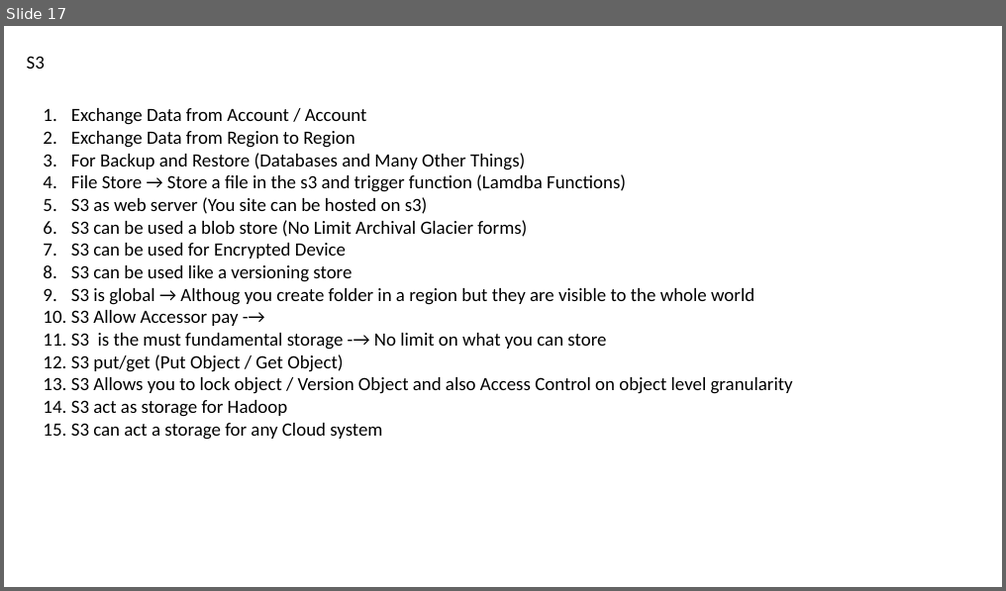
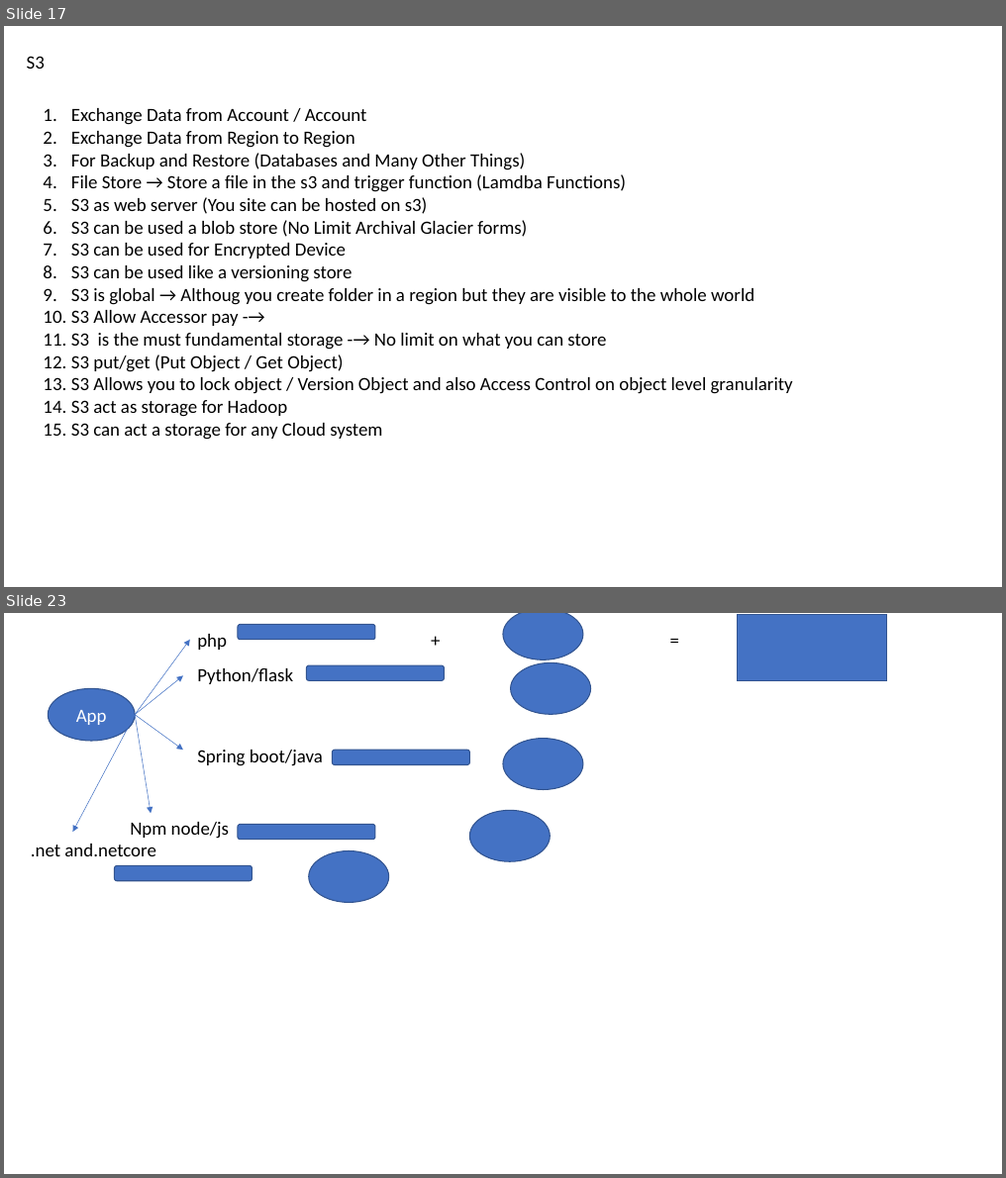
Before and after one commit to nileshdevdas/smcloudbasics, a slide deck: Day-1_BasicCloud.pptx. Shown one above the other, each under a label of ours: slide 17 before the commit, slides 17 and 23 after it; the slides between them are not shown. The pictures are 1006x591 and 1006x1178 pixels, drawn with LibreOffice and Linux fonts; fonts in the diff are those of the drawing. Boxes give left, top, right and bottom in pixels: in the first picture for what was removed or moved away, otherwise in the second. Text is boxed around its words. In the diff, an @@ line names an element or a change of style, - is before the commit and + after.

```diff
--- a/Day-1_BasicCloud.pptx
+++ b/Day-1_BasicCloud.pptx
@@ slide 23 added at (4,613,1002,1174), background #FFFFFF @@
@@ arrow added from (135, 715) to (190, 639), #4472C4 0.5 pt @@
@@ text added at (197,634,227,650), 18 pt, text #000000 @@
+php
@@ text added at (662,624,734,655), 18 pt, text #000000 @@
+=
@@ rectangle added at (738,615,887,681), fill #4472C4, outline #325491 1 pt @@
@@ text added at (197,668,293,684), 18 pt, text #000000 @@
+Python/flask
@@ rounded rectangle added at (307,665,445,680), fill #4472C4, outline #325491 1 pt @@
@@ ellipse added at (49,688,135,741), fill #4472C4, outline #325491 1 pt, 18 pt, text #FFFFFF @@
+App
@@ arrow added from (135, 715) to (183, 676), #4472C4 0.5 pt @@
@@ arrow added from (135, 715) to (73, 832), #4472C4 0.5 pt @@
@@ arrow added from (135, 715) to (183, 750), #4472C4 0.5 pt @@
@@ arrow added from (135, 715) to (151, 814), #4472C4 0.5 pt @@
@@ text added at (197,750,323,766), 18 pt, text #000000 @@
+Spring boot/java
@@ rounded rectangle added at (332,750,469,765), fill #4472C4, outline #325491 1 pt @@
@@ text added at (31,844,155,857), 18 pt, text #000000 @@
+.net and.netcore
@@ text added at (130,822,229,839), 18 pt, text #000000 @@
+Npm node/js
@@ rounded rectangle added at (238,824,375,839), fill #4472C4, outline #325491 1 pt @@
@@ rounded rectangle added at (114,866,252,881), fill #4472C4, outline #325491 1 pt @@
@@ group added at (238,613,591,903): 5 ellipses, 1 rounded rectangle, 1 text @@
++
```
Also in this commit, not shown: 12 other slides added.
